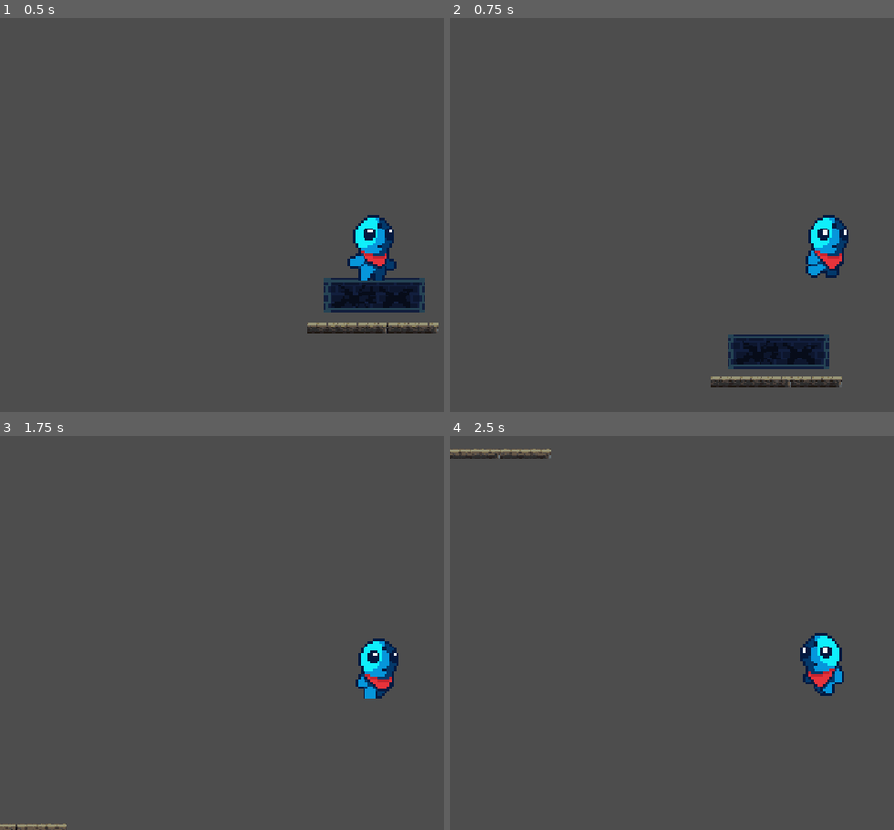
Above: before the commit, frames 1-4 (two rows, left to right).
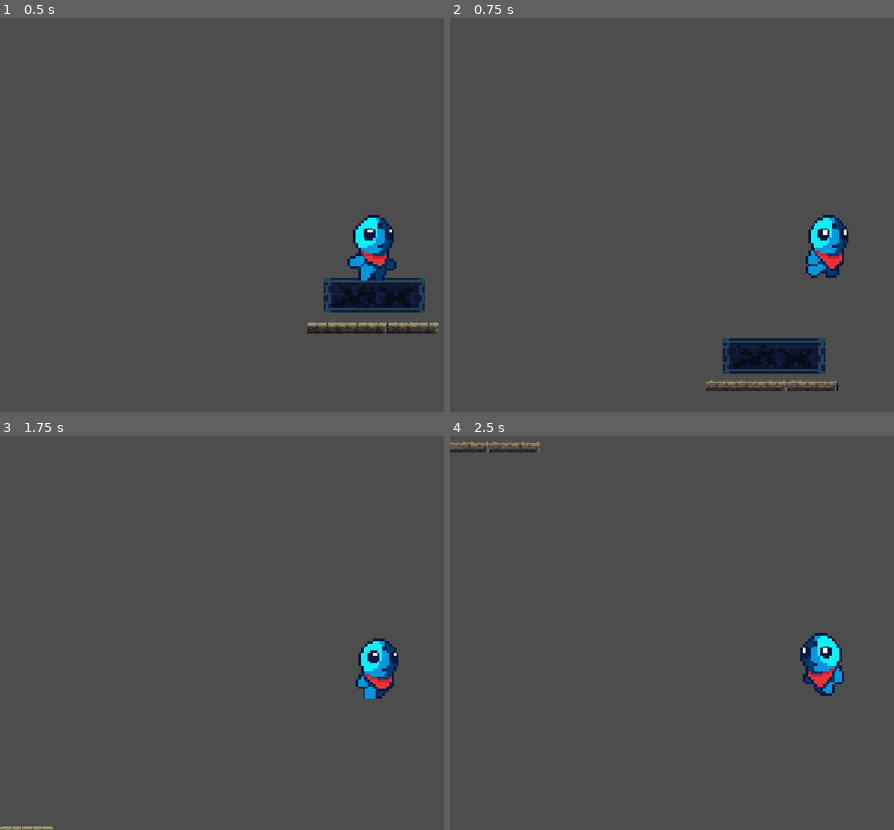
Above: after the commit, the same moments.

Repository: Yuco135/haven-game
Game: Godot game, scene res://level_1.tscn
Two runs of this game, one before a commit and one after it. Both use one fixed random seed, a clock stepped at 60 frames per second and the inputs below.
Inputs:
- Up to frame 1 (0.5 s): no input
- Up to frame 2 (0.75 s): tap Enter (ui_accept) at 0.5 s; hold D (Right) from 0.53 s (still down); tap R (Rewind) at 0.6 s
- Up to frame 3 (1.75 s): keep holding D (Right); tap Enter (ui_accept) at 0.77, 1.52 s; tap Q (Dash) at 1.35 s; tap R (Rewind) at 1.55 s
- Up to frame 4 (2.5 s): release D (Right) at 2.03 s; hold A (Left) from 2.03 s (still down); tap R (Rewind) at 2.1 s

Frame 1 is identical in both runs. In frame 2, 2.1% of the frame differs, in the area x 57-89%, y 80-95%; in frame 3, 0.2%; in frame 4, 0.7%.

Commit message:
continue rewind
ah

Diff:
--- a/Player/player.gd
+++ b/Player/player.gd
@@ -58,9 +58,6 @@
 		velocity.x = move_toward(velocity.x, 0, SPEED)
 		animated_sprite.play("idle")
 
-
-
-
 	move_and_slide()
 
 func _ready() -> void:
--- a/Player/player.tscn
+++ b/Player/player.tscn
@@ -4,7 +4,6 @@
 [ext_resource type="Texture2D" uid="uid://4vn8ayk1bne0" path="res://free-pixel-art-tiny-hero-sprites/3 Dude_Monster/Dude_Monster_Idle_4.png" id="2_gwnis"]
 [ext_resource type="Texture2D" uid="uid://ilosfj3ieplh" path="res://free-pixel-art-tiny-hero-sprites/3 Dude_Monster/Dude_Monster_Jump_8.png" id="3_k53q1"]
 [ext_resource type="Texture2D" uid="uid://t051jab02eyu" path="res://free-pixel-art-tiny-hero-sprites/3 Dude_Monster/Dude_Monster_Run_6.png" id="4_fhl08"]
-[ext_resource type="PackedScene" uid="uid://dn7umktrme837" path="res://game_manager.tscn" id="5_k53q1"]
 
 [sub_resource type="AtlasTexture" id="AtlasTexture_vtle1"]
 atlas = ExtResource("2_gwnis")
@@ -176,7 +175,5 @@
 
 [node name="dash_again_timer" type="Timer" parent="." unique_id=927520372]
 
-[node name="GameManager" parent="." unique_id=1681722219 instance=ExtResource("5_k53q1")]
-
 [connection signal="timeout" from="dash_timer" to="." method="_on_dash_timer_timeout"]
 [connection signal="timeout" from="dash_again_timer" to="." method="_on_dash_again_timer_timeout"]
--- a/game_manager.gd
+++ b/game_manager.gd
@@ -6,8 +6,9 @@
 var bounce = false
 var can_bounce = true
 
-const MAC_REWIND_FRAMES = 300
-var player_positions: Array[Vector2]
+const MAX_REWIND_FRAMES = 300
+var player_frames: Array[Dictionary]
+
 
 func set_player(_player: Player) -> void:
 	player = _player
@@ -26,12 +27,19 @@
 func simple_rewind() -> void:
 	if player:
 		if Input.is_action_just_pressed("Rewind"):
-			if player_positions.size() > 0:
-				player.global_position = player_positions.pop_back()
+			if player_frames.size() > 0:
+				player.global_position = player_frames.pop_back()
 		else:
-			player_positions.append(player.global_position)
-			if player_positions.size() > MAC_REWIND_FRAMES:
-				player_positions.pop_front()
+			var frame: Dictionary = {
+				"position": player.global_position,
+				"velocity": player.velocity,
+				"animation": player.animated_sprite.animation,
+				"animation_frame": player.animated_sprite.frame,
+				"flip": player.animated_sprite.flip_h
+			}
+			player_frames.append(player.global_position)
+			if player_frames.size() > MAX_REWIND_FRAMES:
+				player_frames.pop_front()
 	pass
 
 func _on_bounce_timer_timeout() -> void:
